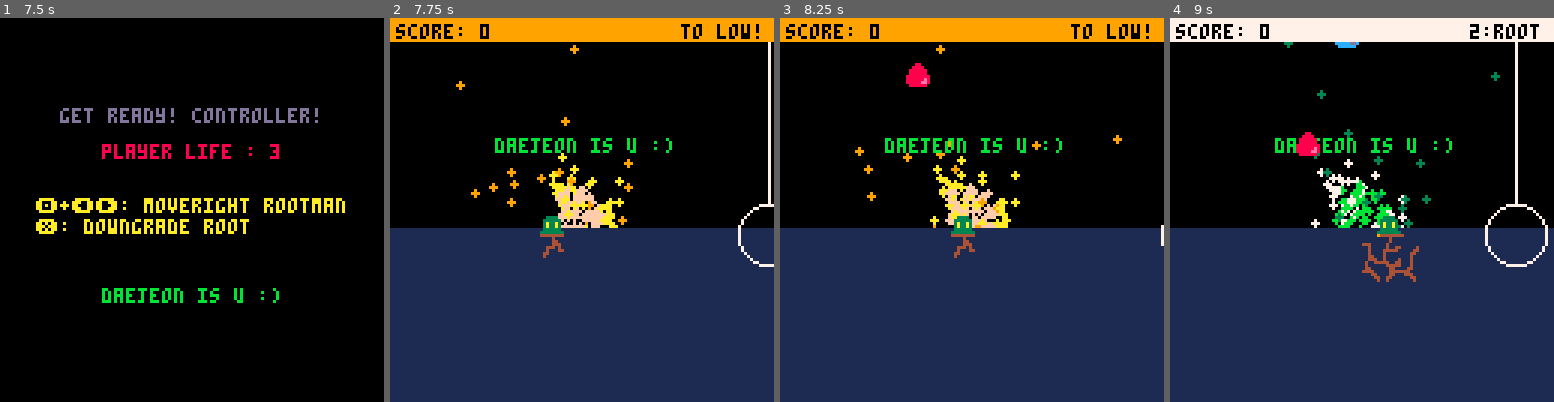
Above: before the commit, frames 1-4 (left to right).
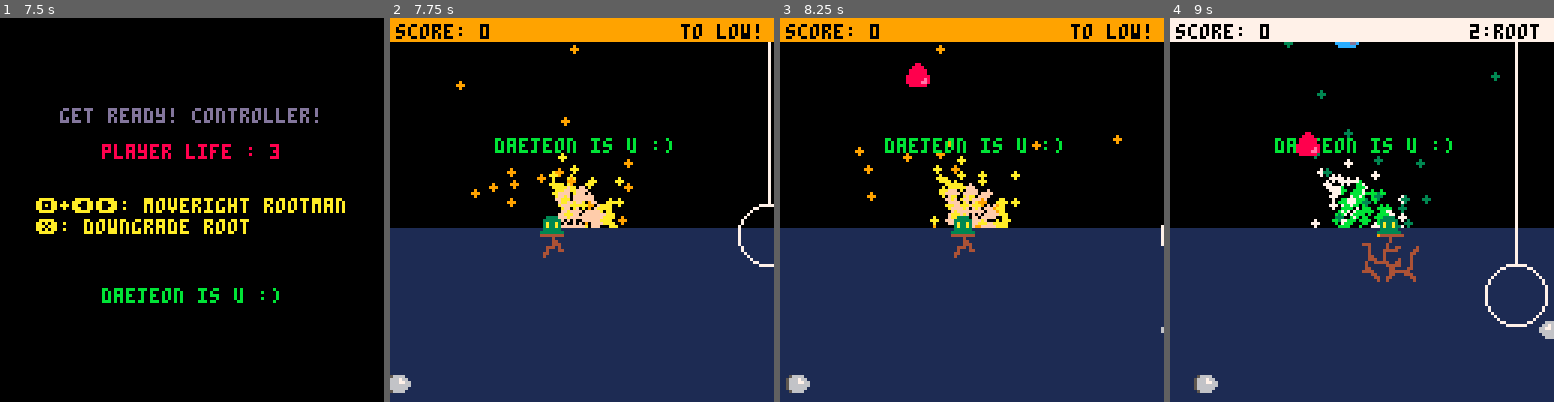
Above: after the commit, the same moments.

Repository: ApexNAM/root_need_control_ggj_2023_project
Game: PICO-8 cartridge main.p8
Two runs of this game, one before a commit and one after it. Both use one fixed random seed, a clock stepped at 60 frames per second and the inputs below.
Inputs:
- Up to frame 1 (7.5 s): tap X (X key) at 0.33, 1.07, 1.85, 2.97, 4.08, 5.2, 6.32, 7.43 s; tap O (Z key) at 0.7, 1.7, 2.1, 2.5, 2.9, 3.3, 3.7, 4.1, 4.5, 4.9, 5.3, 5.7, 6.1, 6.5, 6.9, 7.3 s; hold Right 1.6-2.1 s; hold Up 2.15-2.42 s; hold Right 2.47-3.03 s; hold Left 3.08-3.58 s; hold Down 3.63-3.97 s; hold Right 4.02-4.68 s; hold Up 4.73-5.03 s; hold Left 5.08-5.68 s; hold Down 5.73-6.03 s; hold Right 6.08-6.58 s; hold Right 6.63-7.13 s; hold Up 7.18-7.45 s
- Up to frame 2 (7.75 s): hold Right from 7.5 s (still down); tap O (Z key) at 7.7 s
- Up to frame 3 (8.25 s): release Right at 8.07 s; tap O (Z key) at 8.1 s; hold Left from 8.12 s (still down)
- Up to frame 4 (9 s): tap O (Z key) at 8.5, 8.9 s; tap X (X key) at 8.55 s; release Left at 8.62 s; hold Down from 8.67 s (still down)

Frame 1 is identical in both runs. In frame 2, 0.2% of the frame differs, in the area x 0-6%, y 92-98%; in frame 3, 0.3%; in frame 4, 1.1%, in the area x 6-100%, y 48-98%.

Commit message:
rocket and other added.

Diff:
--- a/connect.p8
+++ b/connect.p8
@@ -22,6 +22,12 @@
             collliner.x-=collliner.speed
         elseif btn(➡️) then
             collliner.x+=collliner.speed
+        end
+
+        if btn(⬆️) then
+            collliner.y-=collliner.speed
+        elseif btn(⬇️) then
+            collliner.y+=collliner.speed
         end
     end
 
@@ -62,6 +68,21 @@
         return false
     end
 
+    function collliner.kill_rocket(rck)
+        if collliner.x + 8 > rck.x and collliner.x < rck.x + 8 and
+           collliner.y + 8 > rck.y and collliner.y < rck.y + 8 then
+
+            collliner.coll_color = 8
+            collliner.speed+=0.05
+            collliner.radius = 10
+            collliner.is_hit = true
+
+            return true
+        end
+
+        return false
+    end
+
     function collliner.targetcoll_not_addspeed(rain_power)
         if collliner.x + 8 > rain_power.x and collliner.x < rain_power.x + 8 then
             return true
--- a/main.p8
+++ b/main.p8
@@ -18,6 +18,7 @@
 #include introscene.p8
 #include camerashake.p8
 #include starforward.p8
+#include rocket.p8
 
 local player = playercontroller.new()
 local root = rootobject.new()
@@ -32,6 +33,14 @@
 
 gamestates = nil
 
+all_score = {}
+
+rocket_set =
+{
+    direction = {"left","right"}
+}
+
+set_idx_rocket = flr(rnd(2))+1
 
 function _init()
     gamestates = "intro"
@@ -40,6 +49,10 @@
     addrainpower()
     addraindowner_x(rain_downer_x)
 
+    for i=1,5 do
+        add_rocket(rocket_set.direction[flr(rnd(2))+1])
+    end
+
     sf.generate()
 end
 
@@ -60,6 +73,8 @@
 
         update_all_rainpower()
         update_all_raindowner()
+
+        rocket_all_update()
 
         if btnp(❎) then
             if connect.targetcoll(player) then
@@ -68,6 +83,15 @@
                 _score += 1
                 sfx(0)
             end
+
+            for rck in all(rocket) do
+                if connect.kill_rocket(rck) then
+                    sfx(5)
+                    set_offset(1.5)
+                    del(rocket,rck)
+                    _score += 10
+                end
+            end
         end
 
         if btn(🅾️) and btn(⬅️) then
@@ -83,7 +107,7 @@
         if not player.isdead then
             for rp in all(rain_power) do
                 if player.oncollisionother(rp,root, rain_power) then
-                    sfx(2)
+                    sfx(4)
                     _score += 5
                 end
             end
@@ -95,6 +119,14 @@
                 end
             end
 
+            for c_rocket in all(rocket) do
+
+                if root.hit_rocket(player, c_rocket) then
+                    sfx(3)
+                    player.isdead = true
+                end
+            end
+
 
             if count(rain_power) == 0 then
                 addrainpower()
@@ -102,6 +134,10 @@
 
             if count(rain_downer) == 0 then
                 addraindowner_x(rain_downer_x)
+            end
+
+            if count(rocket) == 0 then
+                add_rocket(rocket_set.direction[flr(rnd(2))+1])
             end
         end
 
@@ -109,6 +145,9 @@
             set_offset(2)
             gamestates = "gameover"
         elseif player.isdead and _life > 0 then
+
+            add(all_score,_score)
+
             dangerlevel = 1
             _life-=1
 
@@ -122,6 +161,8 @@
 
             delete_all_rainpower()
             delete_all_raindowner()
+
+            delete_all_rocket()
 
             _score = 0
 
@@ -180,6 +221,8 @@
         draw_all_rainpower()
         draw_all_raindowner()
 
+        rocket_all_draw()
+
         draw_ui_score(connect, _score)
         draw_ui_roots(root.ridx, player)
 
@@ -190,7 +233,7 @@
         spr(128,45,30,5,4)
 
         print("game ended!",45,63,7)
-        print("final score: ".._score,35,70,7)
+        print("scores:"..all_score[1]..","..all_score[2]..","..all_score[3],41,70,7)
 
         print("thank you for playing!!",23,88,rnd(8))
         print("press ❎ to restart!",27, 95,7)
@@ -261,12 +304,12 @@
 0bbbbbbbbbbbbbb00888888888888880000000000444444400000000000000000040000044000000000000000000000000440004000000044400000000000000
 000bbbbbbbbbb0000008888888888000000000004440444400000000000000000000044444444000000000000000000000040004000000004444400000000000
 00000000000000000000000000000000000044444040044400000000000000000000000000000000000000000000000000004040000000004000400000000000
-000000000000000000000000000000000000444400400044000000000000000000007770cccccc0a000000000000444000004040000000004400000000000000
-000000000000000000000000000000000004400000400044000000000000000000077770cccccc0a000000000000004400004400000000004400000000000000
-000000000000000000000000000000000000000040000444000000000000000000777770cccccc0a000000000000000400004000000000044000000000000000
-000000000000000000000000000000000000004444444444000000000000000007777770cccccc0a000000000000000444404400000000040000000000000000
-000000000000000000000000000000000000444000440044000000000000000077777770cccccc0a000000000000000000440400000000440000000000000000
-000000000000000000000000000000000004400000400044000000000000000077777770cccccc0a000000000000000000044400000000400000000000000000
+006666500566660000000000000000000000444400400044000000000000000000007770cccccc0a000000000000444000004040000000004400000000000000
+066766655666766000000000000000000004400000400044000000000000000000077770cccccc0a000000000000004400004400000000004400000000000000
+667766655666776600000000000000000000000040000444000000000000000000777770cccccc0a000000000000000400004000000000044000000000000000
+666666655666666600000000000000000000004444444444000000000000000007777770cccccc0a000000000000000444404400000000040000000000000000
+066666655666666000000000000000000000444000440044000000000000000077777770cccccc0a000000000000000000440400000000440000000000000000
+006666500566660000000000000000000004400000400044000000000000000077777770cccccc0a000000000000000000044400000000400000000000000000
 0000000000000000000000000000000000000000000000440000000000000000777777700000000a000000000000000000000400000000400000000000000000
 0000000000000000000000000000000000000000000000000000000000000000777777777777770a000000000000000000000440000000000000000000000000
 0000000000000000000000000000000000000000000000000000000000000000777777777777770a000000000000000000000044000000000000000000000000
--- a/raindowner.p8
+++ b/raindowner.p8
@@ -15,7 +15,6 @@
             y = 0,
             rspr = 69,
             speed = rain_downer_speed[rain_downer_speed_index],
-            setactive = false,
             objtag = "downer"
         }
     )
@@ -28,33 +27,23 @@
             y = 0,
             rspr = 69,
             speed = rain_downer_speed[rain_downer_speed_index],
-            setactive = false,
             objtag = "downer"
         }
     )
 end
 
 function update_raindowner(r)
-    for r in all(rain_downer) do
+    r.y+=r.speed
 
-        rain_downer[rnd(all(rain_downer)) + 1].setactive = true
+    if r.y >= 65 then
 
-        if r.setactive then
-            r.y+=r.speed
-
-            if r.y >= 65 then
-
-                rain_downer_speed_index=flr(rnd(5)) + 1
-                del(rain_downer,r)
-            end
-        end
+        rain_downer_speed_index=flr(rnd(5)) + 1
+        del(rain_downer,r)
     end
 end
 
 function draw_raindowner(r)
-    if r.setactive then
-        spr(r.rspr,r.x,r.y)
-    end
+    spr(r.rspr,r.x,r.y)
 end
 
 function update_all_raindowner()
--- a/rainpower.p8
+++ b/rainpower.p8
@@ -11,31 +11,21 @@
             y = -10,
             rspr = 68,
             speed = rnd(0.25) + 0.1,
-            setactive = false,
             objtag = "bullet"
         }
     )
 end
 
 function update_rainpower(r)
-    for r in all(rain_power) do
+    r.y+=r.speed
 
-        rain_power[rnd(all(rain_power)) + 1].setactive = true
-
-        if r.setactive then
-            r.y+=r.speed
-
-            if r.y >= 65 then
-                del(rain_power,r)
-            end
-        end
+    if r.y >= 65 then
+        del(rain_power,r)
     end
 end
 
 function draw_rainpower(r)
-    if r.setactive then
-        spr(r.rspr,r.x,r.y)
-    end
+    spr(r.rspr,r.x,r.y)
 end
 
 function update_all_rainpower()
--- /dev/null
+++ b/rocket.p8
@@ -0,0 +1,67 @@
+pico-8 cartridge // http://www.pico-8.com
+version 38
+__lua__
+
+rocket = {}
+
+function add_rocket(sd)
+    add(rocket,
+        {
+            x = 0,
+            y = 70 + rnd(85),
+            rocket_spr = -1,
+            speed = rnd(0.1) + 0.05,
+            direction = sd,
+            objtag = "rocket"
+        }
+    )
+
+    rocket_init()
+end
+
+function rocket_init()
+    for r in all(rocket) do
+        if r.direction == "right" then
+            r.x = -1
+        elseif r.direction == "left" then
+            r.x = 130
+        end
+    end
+end
+
+function rocket_update(r)
+    if r.direction == "right" then -- right
+        r.rocket_spr = 97
+        r.x+=r.speed
+
+        if r.x >= 130 then
+            del(rocket,r)
+        end
+
+    elseif r.direction == "left" then -- left
+        r.rocket_spr = 96
+        r.x-=r.speed
+
+        if r.x <= 0 then
+            del(rocket,r)
+        end
+    end
+end
+
+function rocket_draw(r)
+    spr(r.rocket_spr, r.x,r.y)
+end
+
+function rocket_all_update()
+    foreach(rocket,rocket_update)
+end
+
+function rocket_all_draw()
+    foreach(rocket,rocket_draw)
+end
+
+function delete_all_rocket()
+    for r in all(rocket) do
+        del(rocket,r)
+    end
+end
--- a/root.p8
+++ b/root.p8
@@ -19,7 +19,8 @@
         cooltime = 1,
         delaytimed = false,
         delaytime = 5,
-        speed = 0.05
+        speed = 0.05,
+        rh = {8,16,32,64,128}
     }
 
     function root.update(player)
@@ -64,6 +65,15 @@
         end
     end
 
+    function root.hit_rocket(player, target)
+        if target.x + 8 > player.x and target.x < player.x + 8 and
+           target.y + 8 > player.y and target.y < player.y + root.rh[root.ridx] then
+            return true
+        end
+
+        return false
+    end
+
     function root.draw(player)
         if not player.isdead then
             if root.ridx > 1 or root.ridx < 5 then
Not shown, changed: the sound effects (__sfx__) section of main.p8
